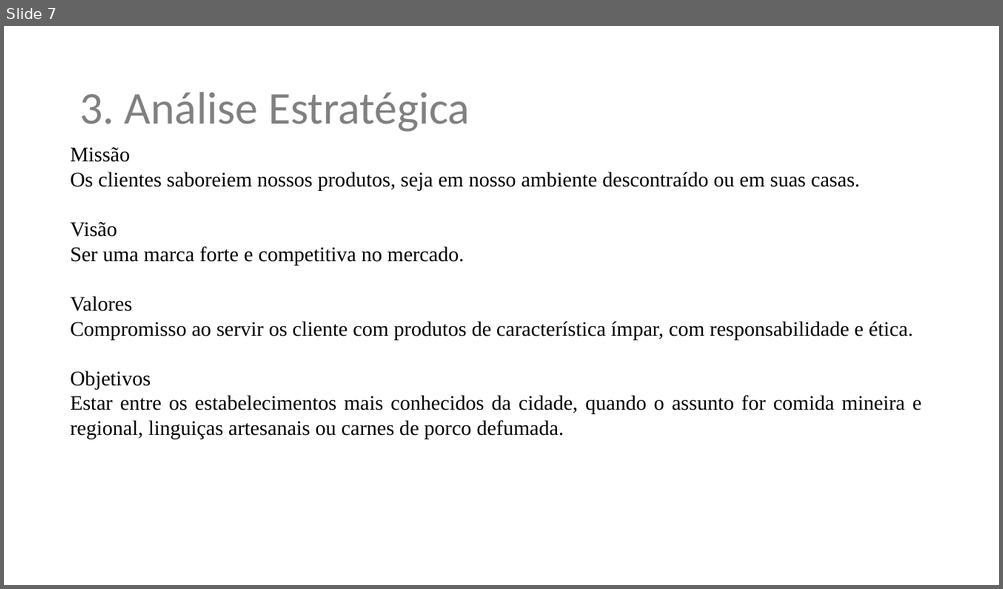
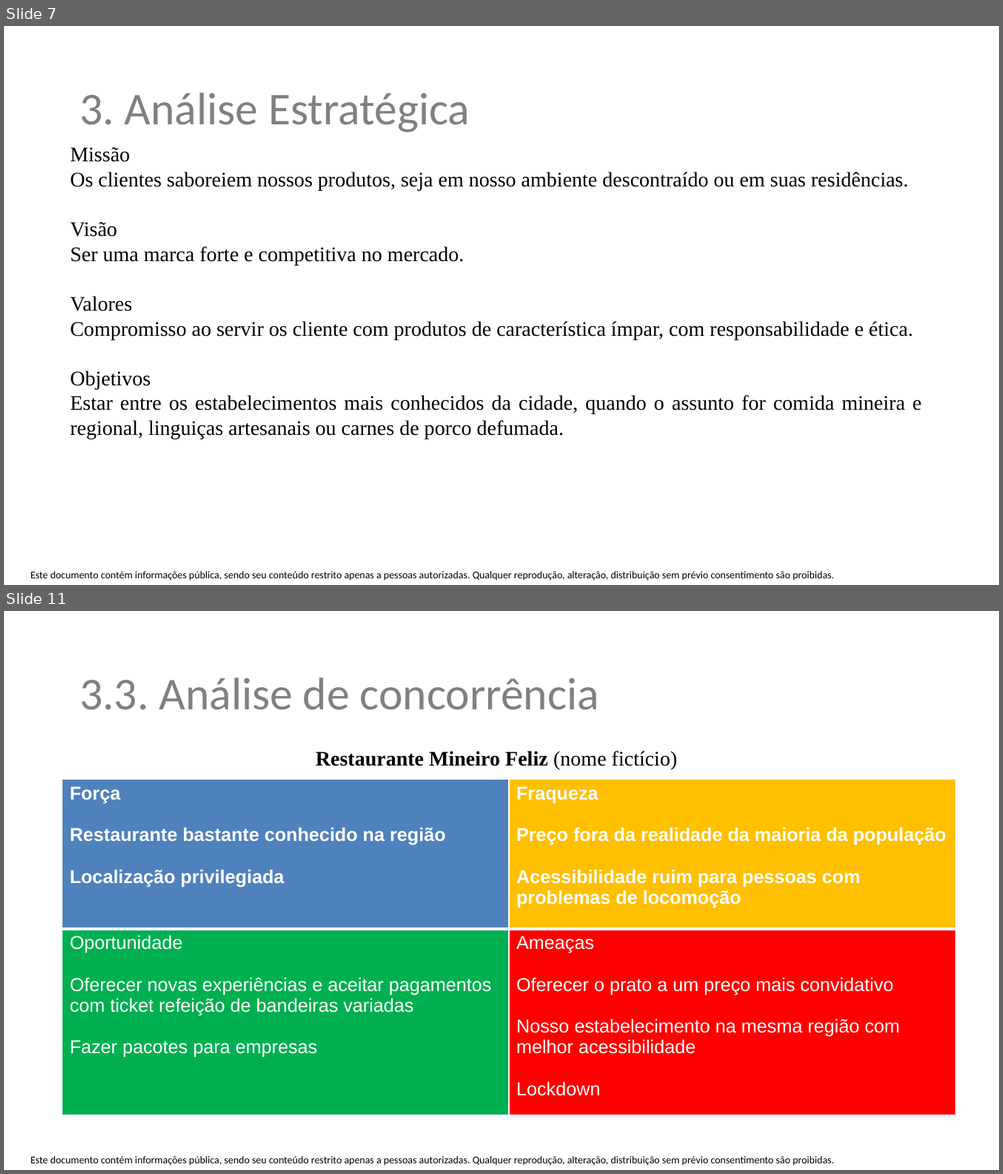
Before and after one commit to renatomarcio18081971/trabalhodeconclusao, a slide deck: plano-de-negocios-restaurante-tioto.pptx. Shown one above the other, each under a label of ours: slide 7 before the commit, slides 7 and 11 after it; the slides between them are not shown. The pictures are 1003x589 and 1003x1174 pixels, drawn with LibreOffice and Linux fonts; fonts in the diff are those of the drawing; background and template pictures are left out. Boxes give left, top, right and bottom in pixels: in the first picture for what was removed or moved away, otherwise in the second. Text is boxed around its words. In the diff, an @@ line names an element or a change of style, - is before the commit and + after.

```diff
--- a/plano-de-negocios-restaurante-tioto.pptx
+++ b/plano-de-negocios-restaurante-tioto.pptx
@@ slide 11 added at [4,611,999,1170], background #FFFFFF; not listed: 1 template element that a slide beside it also shows @@
@@ text added at [79,678,599,710], 44 pt, text #808080 @@
+3.3. Análise de concorrência
@@ text added at [316,751,677,769], 20 pt, text #000000, bold @@
+Restaurante Mineiro Feliz (nome fictício)
@@ table added at [62,780,956,1104], 2 rows, 2 columns @@
+Força / Restaurante bastante conhecido na região / Localização privilegiada | Fraqueza / Preço fora da realidade da maioria da população / Acessibilidade ruim para pessoas com problemas de locomoção
+Oportunidade / Oferecer novas experiências e aceitar pagamentos com ticket refeição de bandeiras variadas / Fazer pacotes para empresas | Ameaças / Oferecer o prato a um preço mais convidativo / Nosso estabelecimento na mesma região com melhor acessibilidade / Lockdown
@@ slide 7 changed as well @@
@@ text at [70,172,908,190]: text changed @@
-Os clientes saboreiem nossos produtos, seja em nosso ambiente descontraído ou em suas casas.
+Os clientes saboreiem nossos produtos, seja em nosso ambiente descontraído ou em suas residências.
@@ text added at [31,571,834,581], 10 pt, text #000000 @@
+Este documento contém informações pública, sendo seu conteúdo restrito apenas a pessoas autorizadas. Qualquer reprodução, alteração, distribuição sem prévio consentimento são proibidas.
```
Also in this commit, not shown: 9 other slides changed, 3 other slides added, 1 slide removed, 1 other file.
